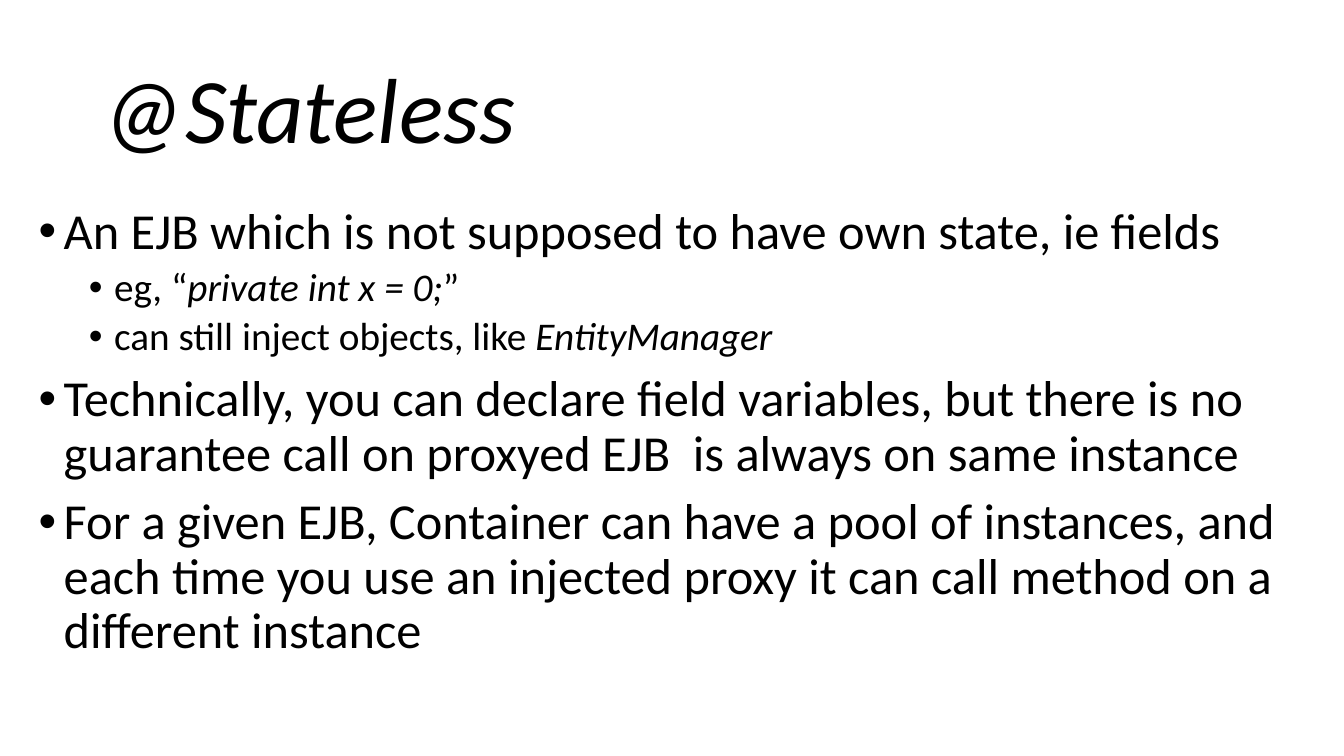
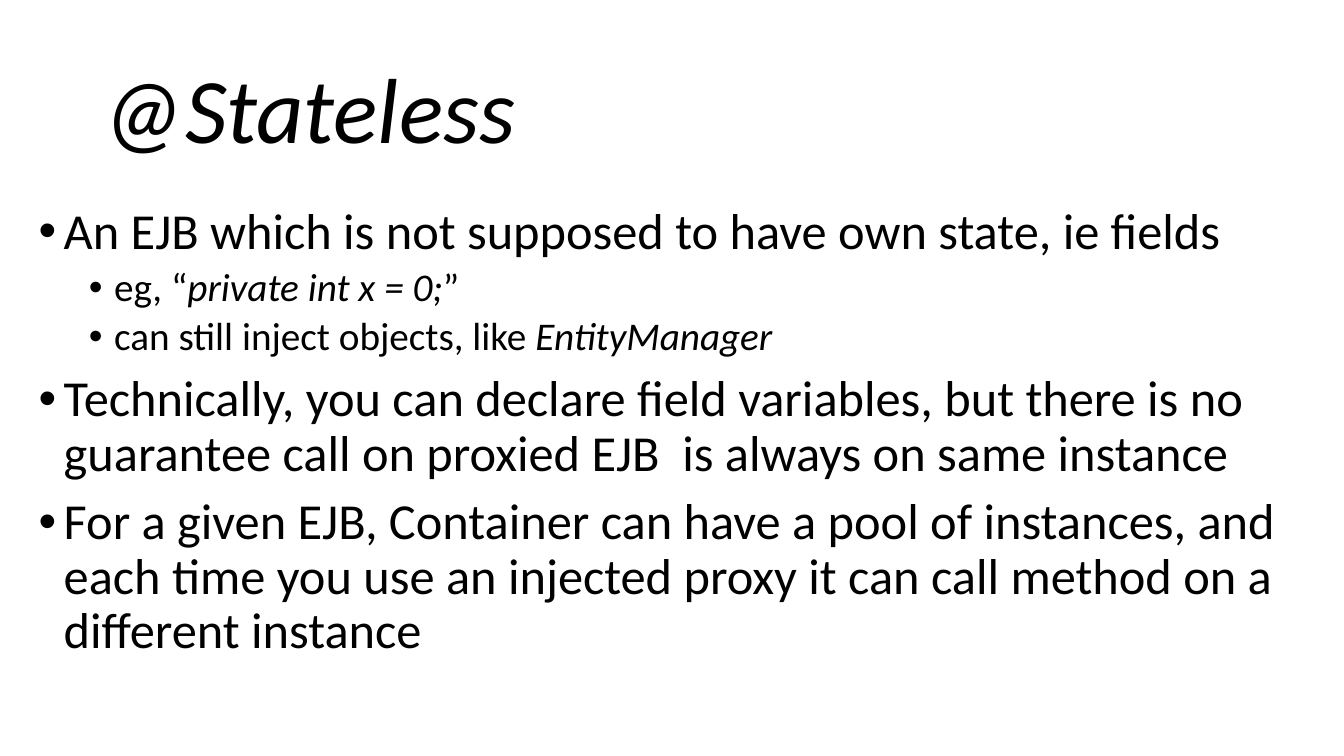
Before and after one commit to arcuri82/testing_security_development_enterprise_systems, a slide deck: slide 4 of doc/intro/slides/lesson_05_ejb.pptx. Drawn at 1344x756 pixels with LibreOffice and Linux fonts; fonts in the diff are those of the drawing. Boxes give left, top, right and bottom in pixels: in the first picture for what was removed or moved away, otherwise in the second. Text is boxed around its words. In the diff, an @@ line names an element or a change of style, - is before the commit and + after.

```diff
--- a/doc/intro/slides/lesson_05_ejb.pptx
+++ b/doc/intro/slides/lesson_05_ejb.pptx
@@ text at box(64, 381, 1243, 480): text changed @@
-• Technically, you can declare field variables, but there is no guarantee call on proxyed EJB is always on same instance
+• Technically, you can declare field variables, but there is no guarantee call on proxied EJB is always on same instance
```
Also in this commit, not shown: 3 other slides changed, 5 slides removed, 4 other files.
